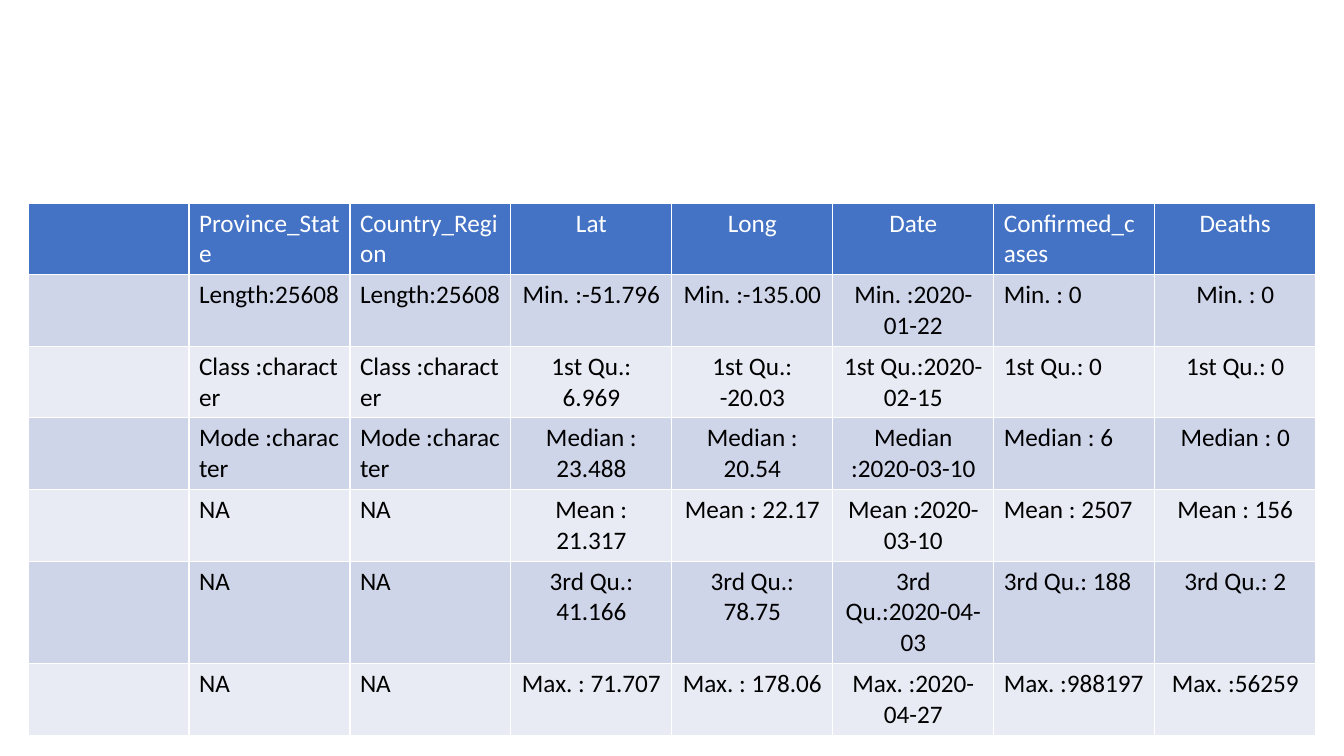
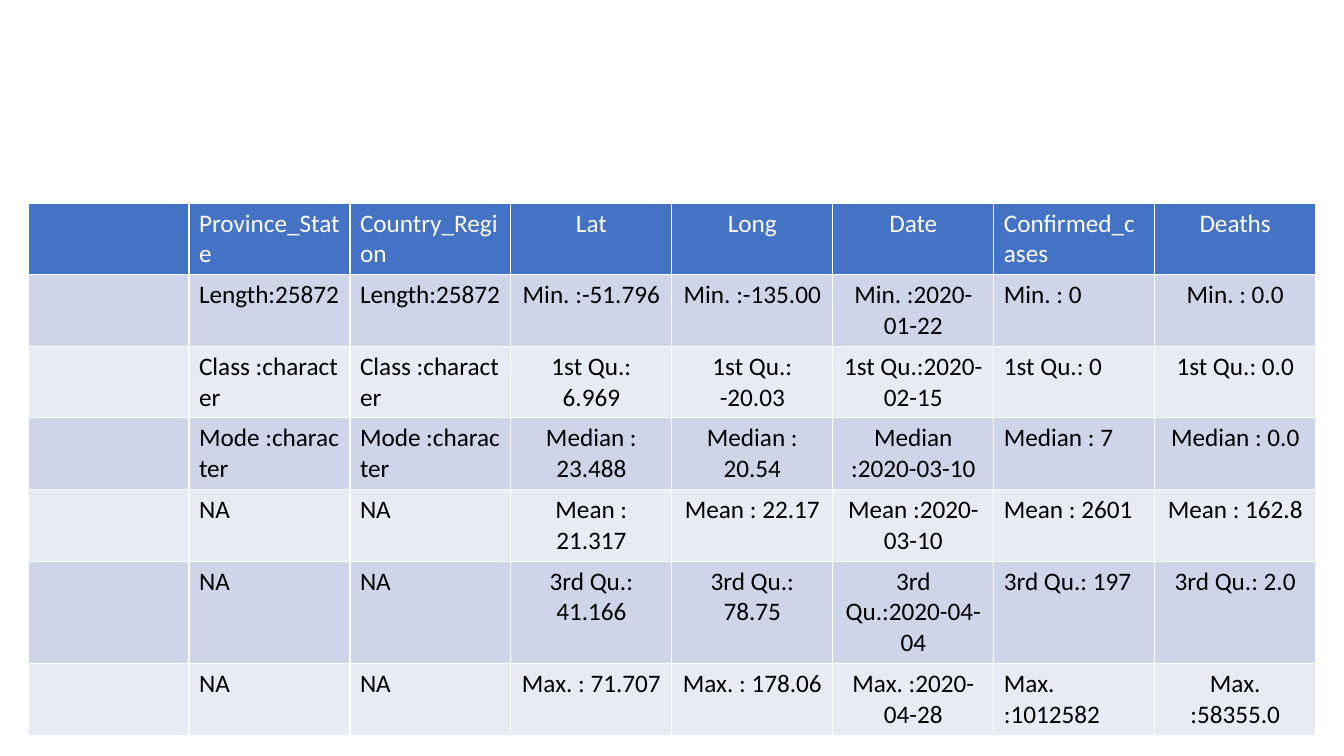
Before and after one commit to JaneWall/COVID19, a slide deck: slide 7 of COVID19_no_nytimes.pptx. Drawn at 1344x756 pixels with LibreOffice and Linux fonts; fonts in the diff are those of the drawing. Boxes give left, top, right and bottom in pixels: in the first picture for what was removed or moved away, otherwise in the second. Text is boxed around its words. In the diff, an @@ line names an element or a change of style, - is before the commit and + after.

```diff
--- a/COVID19_no_nytimes.pptx
+++ b/COVID19_no_nytimes.pptx
@@ table at [28,203,1319,728] @@
-row 2:  | Length:25608 | Length:25608 | Min. :-51.796 | Min. :-135.00 | Min. :2020-01-22 | Min. : 0 | Min. : 0
+row 2:  | Length:25872 | Length:25872 | Min. :-51.796 | Min. :-135.00 | Min. :2020-01-22 | Min. : 0 | Min. : 0.0
-row 3, column 8: 1st Qu.: 0
+row 3, column 8: 1st Qu.: 0.0
-row 4, column 7: Median : 6
+row 4, column 7: Median : 7
-row 4, column 8: Median : 0
+row 4, column 8: Median : 0.0
-row 5, column 7: Mean : 2507
+row 5, column 7: Mean : 2601
-row 5, column 8: Mean : 156
+row 5, column 8: Mean : 162.8
-row 6:  | NA | NA | 3rd Qu.: 41.166 | 3rd Qu.: 78.75 | 3rd Qu.:2020-04-03 | 3rd Qu.: 188 | 3rd Qu.: 2
+row 6:  | NA | NA | 3rd Qu.: 41.166 | 3rd Qu.: 78.75 | 3rd Qu.:2020-04-04 | 3rd Qu.: 197 | 3rd Qu.: 2.0
-row 7:  | NA | NA | Max. : 71.707 | Max. : 178.06 | Max. :2020-04-27 | Max. :988197 | Max. :56259
+row 7:  | NA | NA | Max. : 71.707 | Max. : 178.06 | Max. :2020-04-28 | Max. :1012582 | Max. :58355.0
```
Also in this commit, not shown: 12 other slides changed, 1 slide added, 3 other files.
